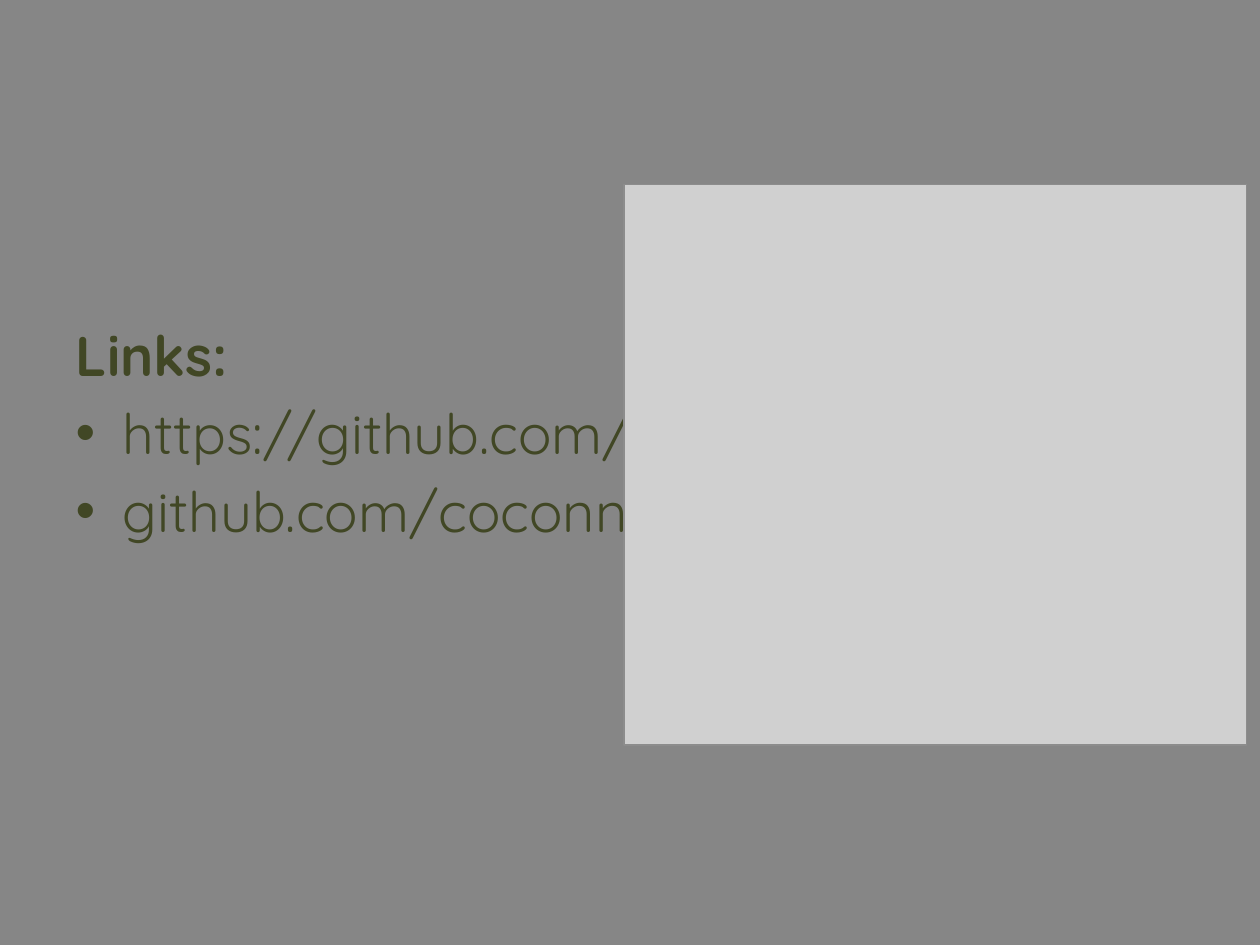
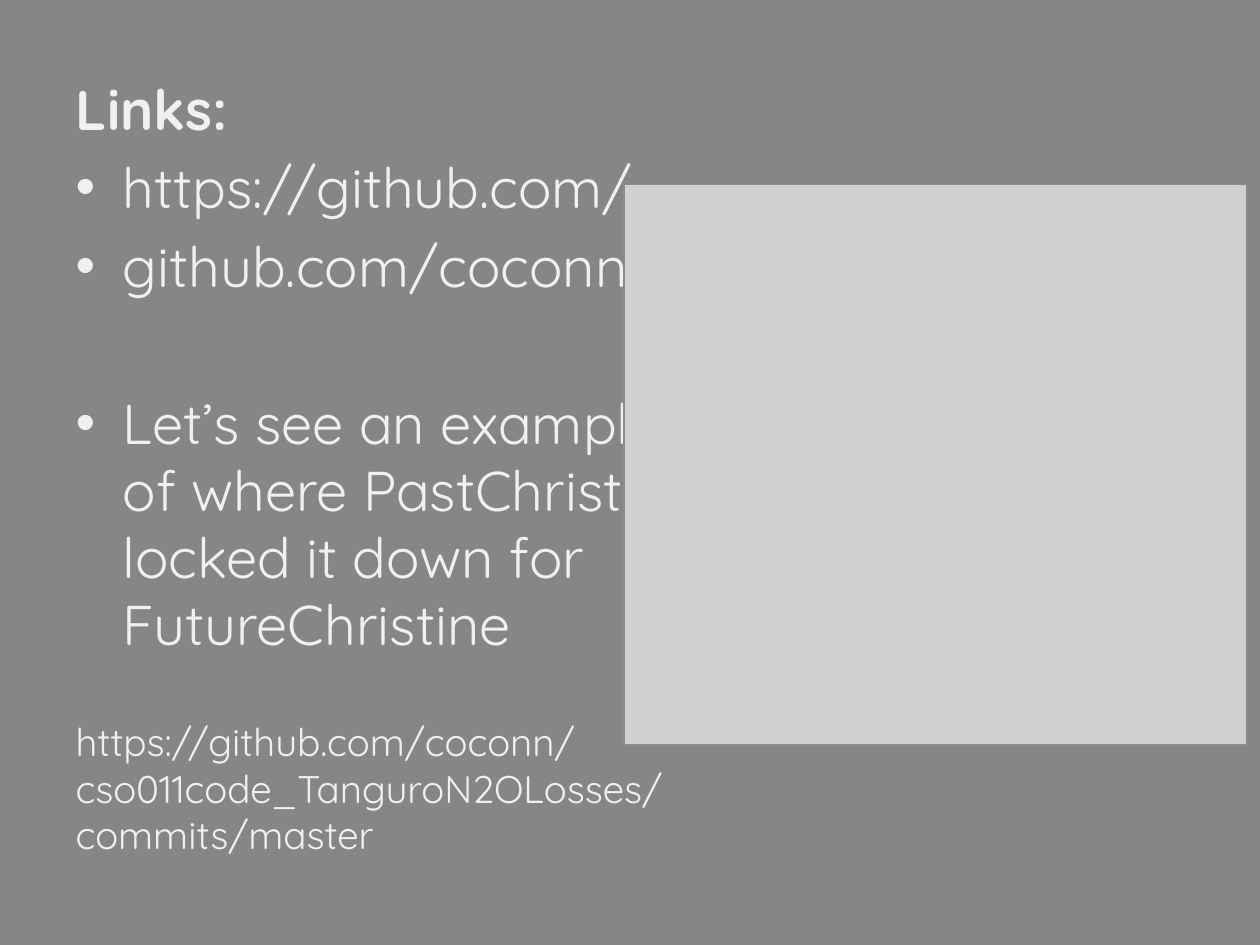
Before and after one commit to coconn/Friday-Noon-Seminar---Git-Github, a slide deck: slide 8 of FNS-13032015-Git-Primer.pptx. Drawn at 1260x945 pixels with LibreOffice and Linux fonts; fonts in the diff are those of the drawing; grey boxes stand for pictures. Boxes give left, top, right and bottom in pixels: in the first picture for what was removed or moved away, otherwise in the second. Text is boxed around its words. In the diff, an @@ line names an element or a change of style, - is before the commit and + after.

Commit message:
final ppt for FNS

```diff
--- a/FNS-13032015-Git-Primer.pptx
+++ b/FNS-13032015-Git-Primer.pptx
@@ text at bbox=[76, 88, 632, 302]: text colour #414725 to #F0F0F0 in "Links:", "https://github.com/", "github.com/coconn" @@
@@ text at bbox=[76, 386, 698, 854]: paragraphs added @@
+• Let’s see an example of where PastChristine locked it down for FutureChristine
+https://github.com/coconn/cso011code_TanguroN2OLosses/commits/master
```
Also in this commit, not shown: 4 slides added.
